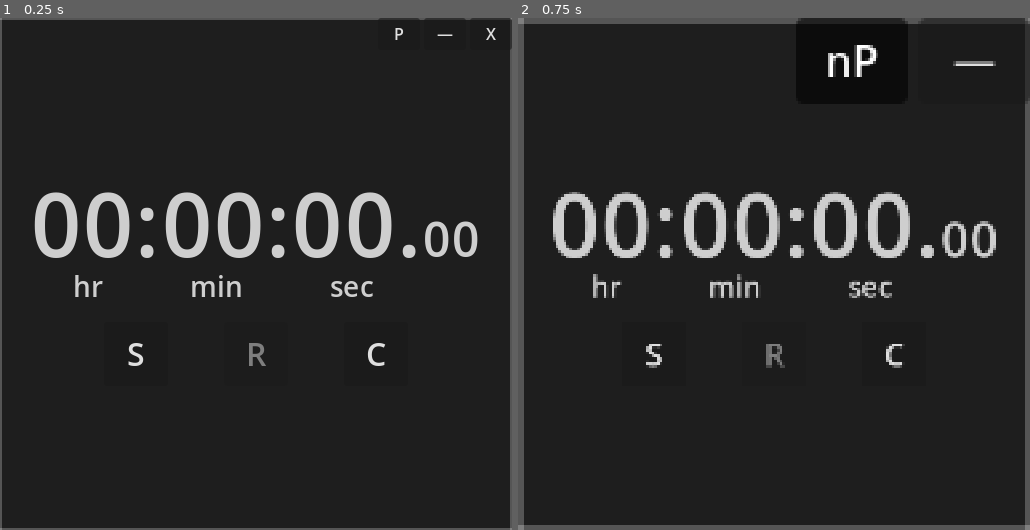
Above: before the commit, frames 1-2 (left to right).
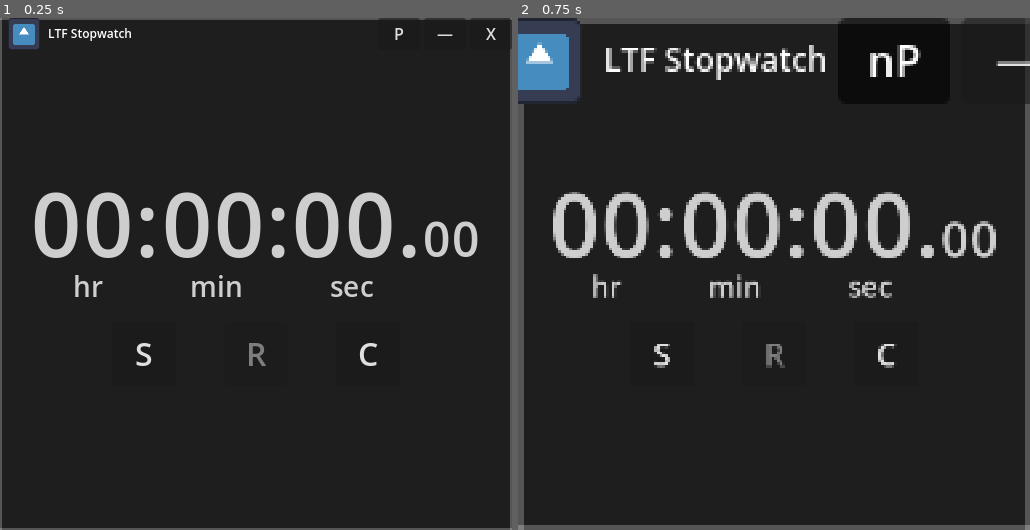
Above: after the commit, the same moments.

Repository: LiteFeather1/ltf-stopwatch
Game: Godot game, scene res://main.tscn
The game is run twice, just before and just after one commit, with the same random seed, the same clock (stepped at 60 frames per second) and the same inputs. The engine's default icon, where the game draws it, is replaced by a stand-in: a white triangle on a blue panel in a dark square.
Inputs:
- Up to frame 1 (0.25 s): no input
- Up to frame 2 (0.75 s): click "P" at 0.5 s

The runs differ from the first frame. In frame 1, 0.7% of the frame differs, in the area x 1-76%, y 0-68%; in frame 2, 4.2%, in the area x 0-100%, y 0-69%.

Commit message:
Base of Chrome tittle bar with name and place holder icon

Diff:
--- a/scenes/chrome.tscn
+++ b/scenes/chrome.tscn
@@ -1,6 +1,7 @@
-[gd_scene load_steps=2 format=3 uid="uid://c5al7x880yw8t"]
+[gd_scene load_steps=3 format=3 uid="uid://c5al7x880yw8t"]
 
 [ext_resource type="Script" path="res://scenes/chrome.gd" id="1_8lk40"]
+[ext_resource type="Texture2D" uid="uid://be575cxvyxn1y" path="res://icon.svg" id="2_041hg"]
 
 [node name="chrome" type="HBoxContainer" node_paths=PackedStringArray("b_close", "b_pin")]
 anchors_preset = 10
@@ -9,10 +10,34 @@
 grow_horizontal = 2
 alignment = 2
 script = ExtResource("1_8lk40")
-b_close = NodePath("b_close_window")
-b_pin = NodePath("b_pin")
+b_close = NodePath("hbc_buttons/b_close_window")
+b_pin = NodePath("hbc_buttons/b_pin")
 
-[node name="b_pin" type="Button" parent="."]
+[node name="VSeparator" type="VSeparator" parent="."]
+layout_mode = 2
+
+[node name="hbc_tittle" type="HBoxContainer" parent="."]
+layout_mode = 2
+size_flags_horizontal = 3
+mouse_filter = 2
+theme_override_constants/separation = 8
+
+[node name="tr_icon" type="TextureRect" parent="hbc_tittle"]
+layout_mode = 2
+texture = ExtResource("2_041hg")
+expand_mode = 2
+stretch_mode = 4
+
+[node name="l_name" type="Label" parent="hbc_tittle"]
+unique_name_in_owner = true
+layout_mode = 2
+theme_override_font_sizes/font_size = 12
+text = "LTF Stopwatch"
+
+[node name="hbc_buttons" type="HBoxContainer" parent="."]
+layout_mode = 2
+
+[node name="b_pin" type="Button" parent="hbc_buttons"]
 custom_minimum_size = Vector2(42, 0)
 layout_mode = 2
 focus_mode = 0
@@ -20,14 +45,14 @@
 toggle_mode = true
 text = "P"
 
-[node name="b_minimise_window" type="Button" parent="."]
+[node name="b_minimise_window" type="Button" parent="hbc_buttons"]
 custom_minimum_size = Vector2(42, 0)
 layout_mode = 2
 focus_mode = 0
 theme_override_font_sizes/font_size = 16
 text = "—"
 
-[node name="b_close_window" type="Button" parent="."]
+[node name="b_close_window" type="Button" parent="hbc_buttons"]
 custom_minimum_size = Vector2(42, 0)
 layout_mode = 2
 focus_mode = 0
@@ -35,6 +60,6 @@
 text = "X"
 
 [connection signal="gui_input" from="." to="." method="_on_chrome_gui_input"]
-[connection signal="toggled" from="b_pin" to="." method="_toggle_always_on_top"]
-[connection signal="pressed" from="b_minimise_window" to="." method="_minimise_window"]
-[connection signal="pressed" from="b_close_window" to="." method="_close_window"]
+[connection signal="toggled" from="hbc_buttons/b_pin" to="." method="_toggle_always_on_top"]
+[connection signal="pressed" from="hbc_buttons/b_minimise_window" to="." method="_minimise_window"]
+[connection signal="pressed" from="hbc_buttons/b_close_window" to="." method="_close_window"]
--- a/scenes/stopwatch_ui.tscn
+++ b/scenes/stopwatch_ui.tscn
@@ -21,6 +21,7 @@
 [node name="HBoxContainer" type="HBoxContainer" parent="."]
 custom_minimum_size = Vector2(0, 64)
 layout_mode = 2
+theme_override_constants/separation = 48
 alignment = 1
 
 [node name="b_start" type="Button" parent="HBoxContainer"]
@@ -31,10 +32,6 @@
 toggle_mode = true
 text = "S"
 
-[node name="VSeparator" type="VSeparator" parent="HBoxContainer"]
-layout_mode = 2
-theme_override_constants/separation = 48
-
 [node name="b_reset" type="Button" parent="HBoxContainer"]
 unique_name_in_owner = true
 custom_minimum_size = Vector2(64, 0)
@@ -43,10 +40,6 @@
 disabled = true
 text = "R"
 
-[node name="VSeparator2" type="VSeparator" parent="HBoxContainer"]
-layout_mode = 2
-theme_override_constants/separation = 48
-
 [node name="b_clipboard" type="Button" parent="HBoxContainer"]
 unique_name_in_owner = true
 custom_minimum_size = Vector2(64, 0)
